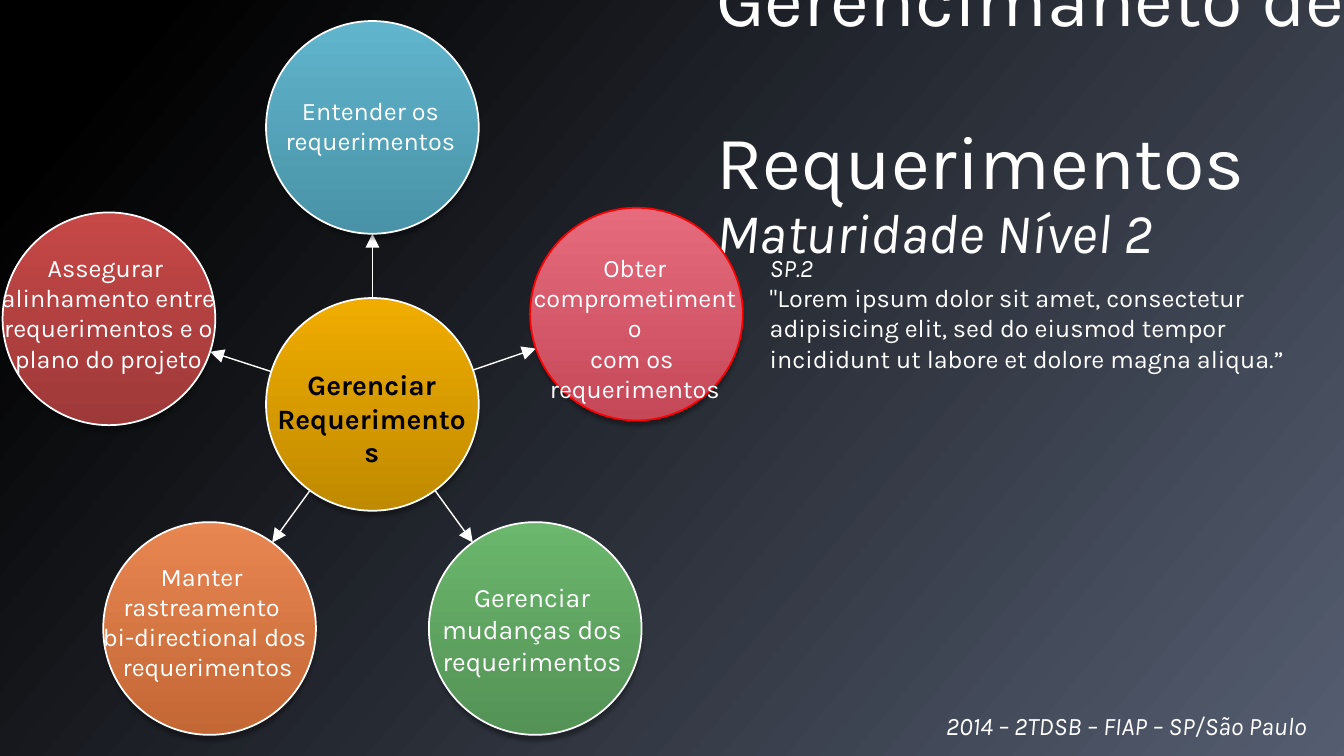
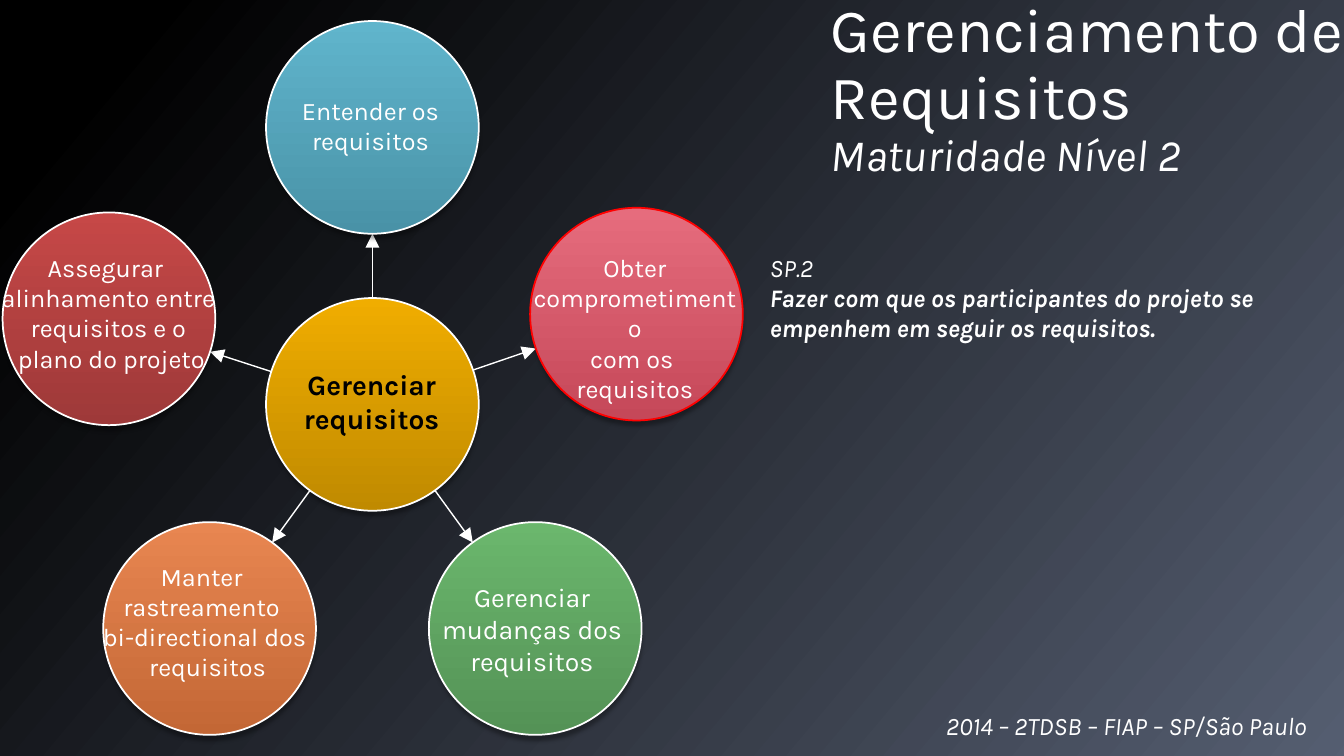
Before and after one commit to VyMajoris/CodeEaters, a slide deck: slide 3 of Qualidade de Software e Governança de TI/NAC1 - CMMI/NAC1.pptx. Drawn at 1344x756 pixels with LibreOffice and Linux fonts; fonts in the diff are those of the drawing. Boxes give left, top, right and bottom in pixels: in the first picture for what was removed or moved away, otherwise in the second. Text is boxed around its words. In the diff, an @@ line names an element or a change of style, - is before the commit and + after.

```diff
--- a/Qualidade de Software e Governança de TI/NAC1 - CMMI/NAC1.pptx
+++ b/Qualidade de Software e Governança de TI/NAC1 - CMMI/NAC1.pptx
@@ text at (831, 9, 1343, 172): text changed; size 54 to 44 pt @@
-Gerencimaneto de
-Requerimentos
-Maturidade Nível 2
+Gerenciamento de
+Requisitos
+Maturidade Nível 2
@@ text at (312, 132, 429, 156): text changed @@
-requerimentos
+requisitos
@@ text at (2, 285, 215, 374): text changed @@
-alinhamento entre requerimentos e o plano do projeto
+alinhamento entre requisitos e o
+plano do projeto
@@ text at (770, 289, 1253, 344): text changed; bold on; italic on @@
-"Lorem ipsum dolor sit amet, consectetur adipisicing elit, sed do eiusmod tempor incididunt ut labore et dolore magna aliqua.”
+Fazer com que os participantes do projeto se empenhem em seguir os requisitos.
@@ text at (576, 380, 693, 404): text changed @@
-requerimentos
+requisitos
@@ text at (304, 409, 439, 436): text changed @@
-Requerimentos
+requisitos
@@ text at (442, 589, 622, 678): text changed @@
-Gerenciar mudanças dos requerimentos
+Gerenciar mudanças dos requisitos
@@ text at (149, 658, 266, 682): text changed @@
-requerimentos
+requisitos
```
Also in this commit, not shown: 6 other slides changed.
